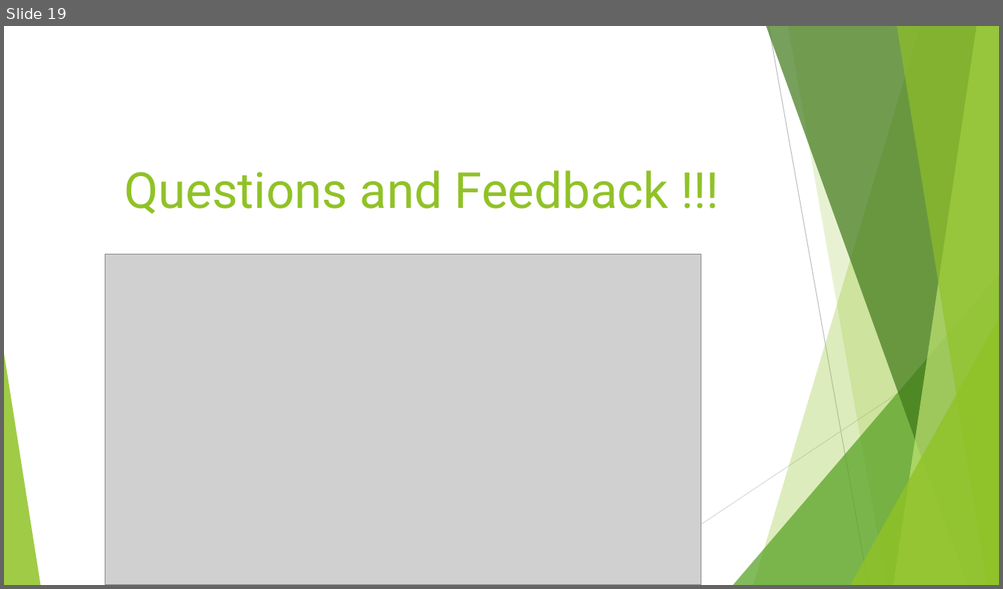
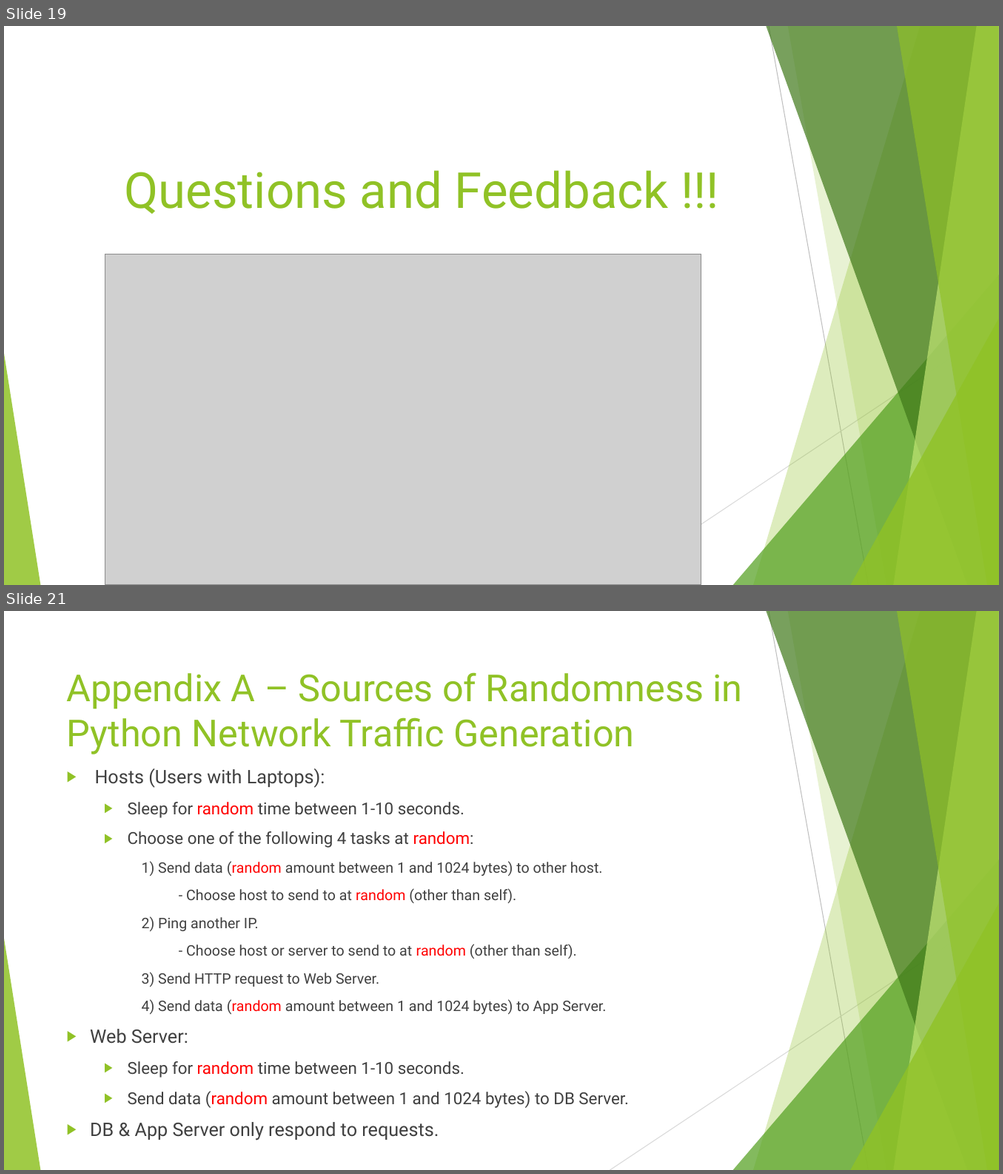
Before and after one commit to blynotes/CS6301_SDN, a slide deck: project_ppt.pptx. Shown one above the other, each under a label of ours: slide 19 before the commit, slides 19 and 21 after it; the slides between them are not shown. The pictures are 1003x589 and 1003x1174 pixels, drawn with LibreOffice and Linux fonts; fonts in the diff are those of the drawing; grey boxes stand for pictures. Boxes give left, top, right and bottom in pixels: in the first picture for what was removed or moved away, otherwise in the second. Text is boxed around its words. In the diff, an @@ line names an element or a change of style, - is before the commit and + after.

```diff
--- a/project_ppt.pptx
+++ b/project_ppt.pptx
@@ slide 21 added at (4,611,999,1170), background #FFFFFF; not listed: 10 template elements that a slide beside it also shows @@
@@ title added at (67,672,743,755), 36 pt, text #90C226 @@
+Appendix A – Sources of Randomness in Python Network Traffic Generation
@@ text added at (90,769,628,1141), 14 pt, text #404040 @@
+▶ Hosts (Users with Laptops):
+  ▶ Sleep for random time between 1-10 seconds.
+  ▶ Choose one of the following 4 tasks at random:
+    1) Send data (random amount between 1 and 1024 bytes) to other host.
+    - Choose host to send to at random (other than self).
+    2) Ping another IP.
+    - Choose host or server to send to at random (other than self).
+    3) Send HTTP request to Web Server.
+    4) Send data (random amount between 1 and 1024 bytes) to App Server.
+    ▶ Web Server:
+      ▶ Sleep for random time between 1-10 seconds.
+      ▶ Send data (random amount between 1 and 1024 bytes) to DB Server.
+    ▶ DB & App Server only respond to requests.
```
Also in this commit, not shown: 7 slides changed, 15 other slides added, 11 slides removed.
